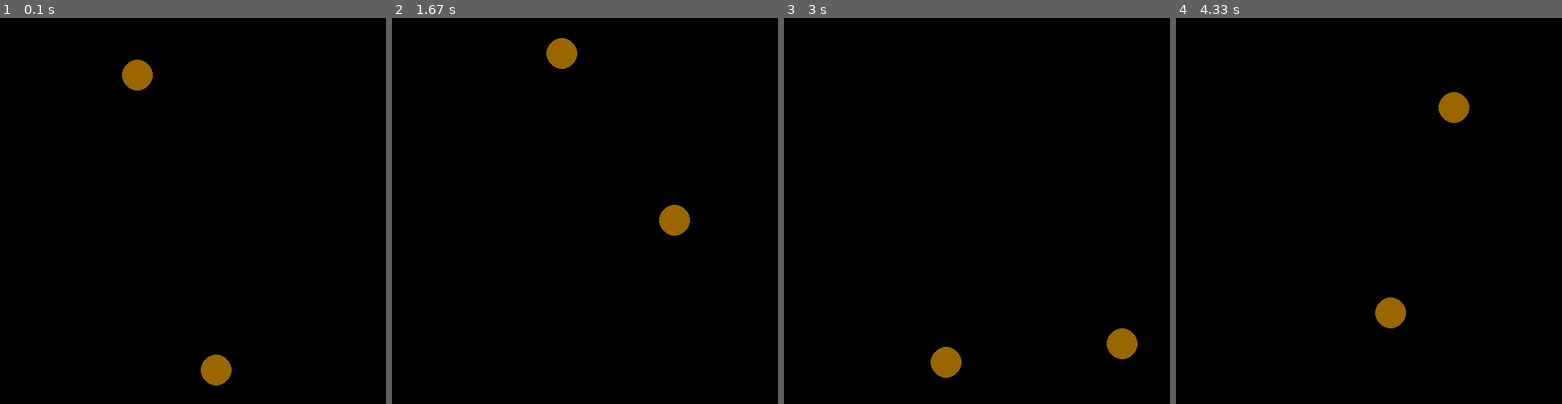
Above: before the commit, frames 1-4 (left to right).
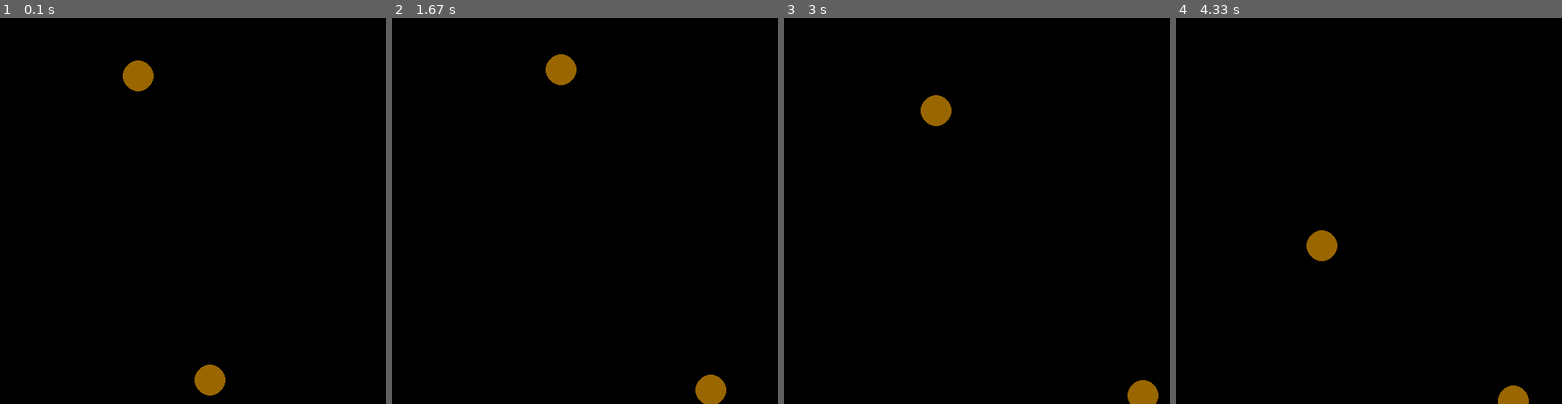
Above: after the commit, the same moments.

Repository: dhirendraj-cmd/game-development
Game: pygame game, started from pypames/bouncingball/bouncing_ball.py
Same seed, same stepped clock (60 frames per second), same inputs: the game is played once before the commit and once after it.
Inputs:
- Up to frame 1 (0.1 s): no input
- Up to frame 2 (1.67 s): no input
- Up to frame 3 (3 s): no input
- Up to frame 4 (4.33 s): no input

The runs differ from the first frame. In frame 1, 0.5% of the frame differs, in the area x 31-60%, y 10-98%; in frame 2, 1.6%; in frame 3, 1.9%, in the area x 35-97%, y 20-100%; in frame 4, 1.8%.

Commit message:
added new movements

Diff:
--- a/pypames/bouncingball/bouncing_ball.py
+++ b/pypames/bouncingball/bouncing_ball.py
@@ -2,13 +2,13 @@
 
 pygame.init()
 
-# setting up game window
+# setting up  window for ball
 screen_width=500
 screen_height=500
 screen = pygame.display.set_mode((screen_width, screen_height))
 pygame.display.set_caption("Bouncing Ball")
 
-# colors
+# colors adding
 backgorund = (0, 0, 0)
 object_color = (153, 102, 0)
 radius = 20
@@ -21,27 +21,30 @@
 ball_2x = screen_width//3
 ball_2y = screen_height//8
 
-# velocity/speed of ball to move in all directions
-ball_1x_speed = 5
-ball_1y_speed = 5
-ball_2x_speed = 2
-ball_2y_speed = 2
+# speed of ball to move in all directions
+ball_1x_speed = 200
+ball_1y_speed = 200
+ball_2x_speed = 100
+ball_2y_speed = 100
 
 # game loop
 running=True
 clock = pygame.time.Clock()
-fps=60
+fps=120
 while running:
     for event in pygame.event.get():
         if event.type == pygame.QUIT:
             running=False
 
+    # control frme rate
+    delta_time = clock.tick(fps)/1000.0
+
 
     # keep updating the position until closed
-    ball_1x+=ball_1x_speed
-    ball_1y+=ball_1y_speed
-    ball_2x+=ball_2x_speed
-    ball_2y+=ball_2y_speed
+    ball_1x+=ball_1x_speed * delta_time
+    ball_1y+=ball_1y_speed * delta_time
+    ball_2x+=ball_2x_speed * delta_time
+    ball_2y+=ball_2y_speed * delta_time
 
     # ÷detect the boundries
     if ball_1x + ball_radius > screen_width or ball_1x - ball_radius<0:
@@ -54,6 +57,12 @@
     if ball_2y + ball_radius > screen_height or ball_2y - ball_radius<0:
         ball_2y_speed = -ball_2y_speed
 
+    # ball_radius+=0.01
+    ball_1x_speed+=10
+    ball_1y_speed+=10
+    ball_2x_speed+=10
+    ball_2y_speed+=10
+
 
     screen.fill(backgorund)
 
@@ -63,7 +72,6 @@
 
     pygame.display.flip()
 
-    # control frme rate
-    clock.tick(fps)
+
 
 pygame.quit()
